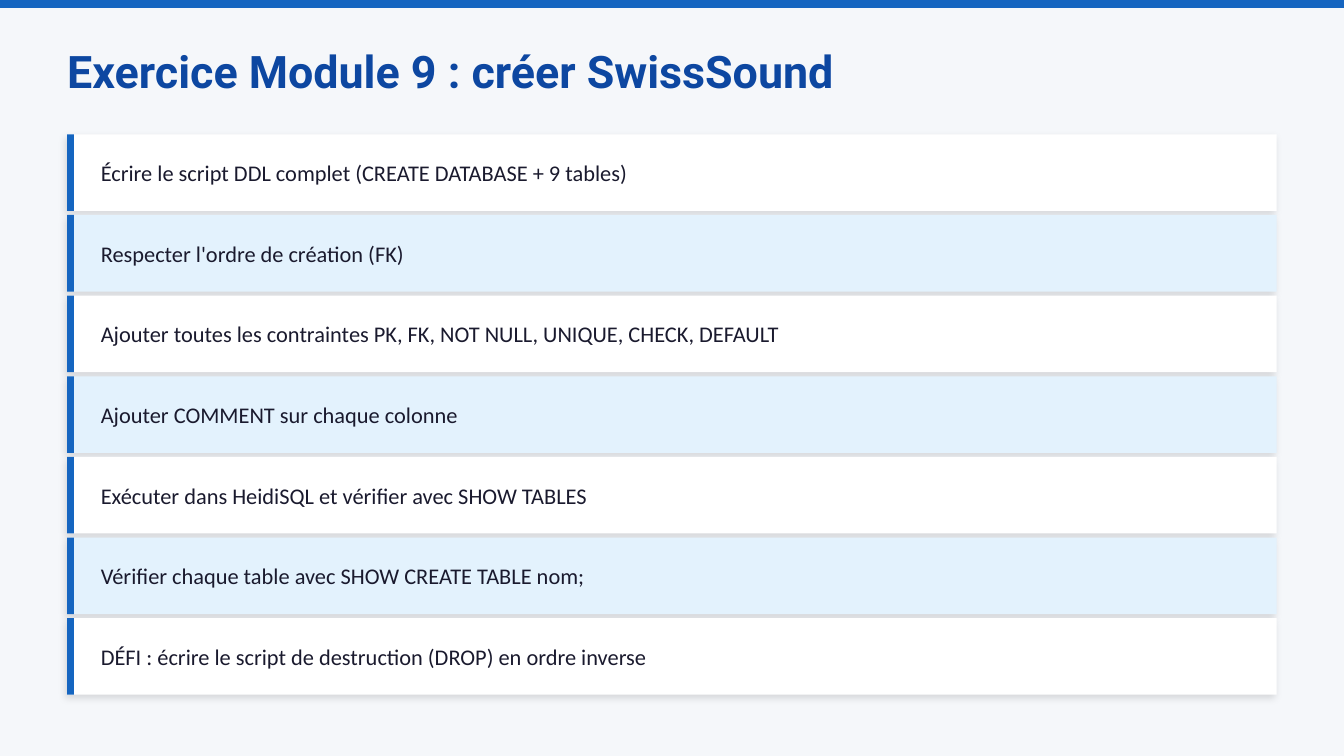
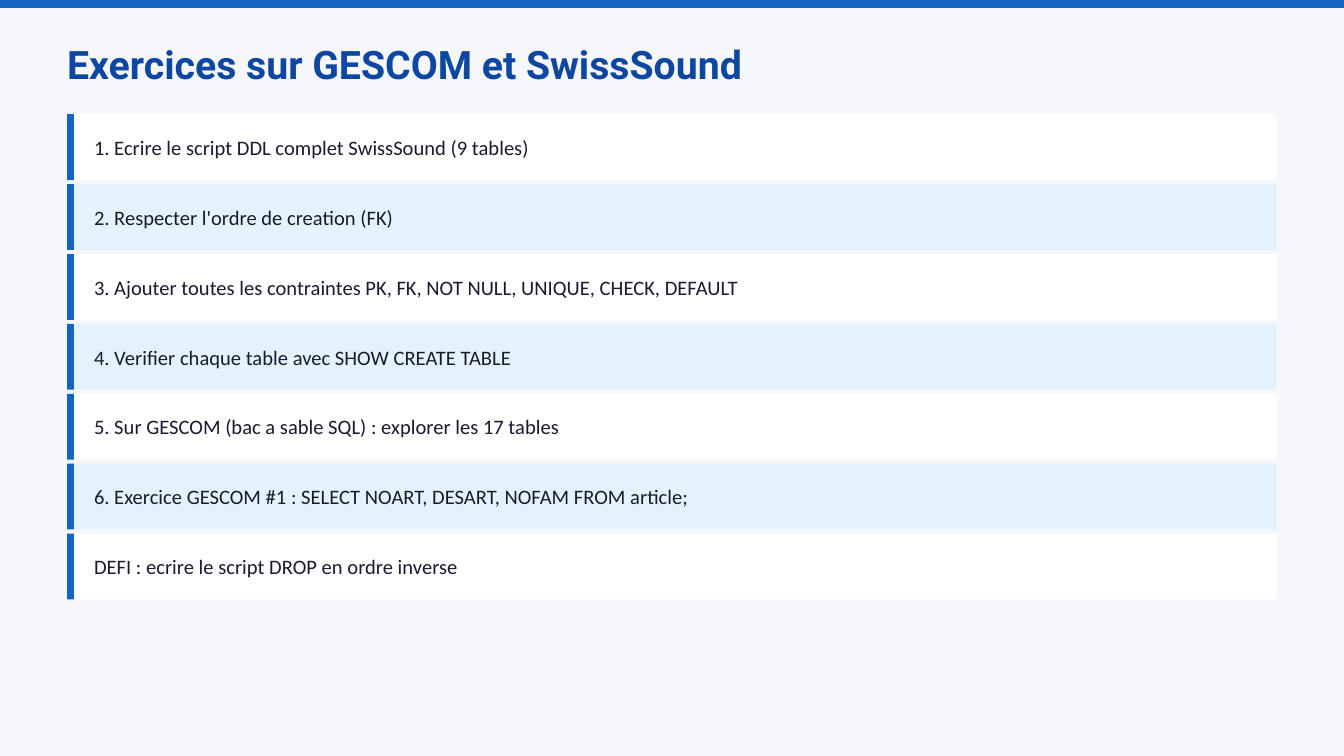
Before and after one commit to mbiTati/unit4_gamifie, a slide deck: slide 7 of pptx/Module09_CREATE_DATABASE_et_TABLE.pptx. Drawn at 1344x756 pixels with LibreOffice and Linux fonts; fonts in the diff are those of the drawing. Boxes give left, top, right and bottom in pixels: in the first picture for what was removed or moved away, otherwise in the second. Text is boxed around its words. In the diff, an @@ line names an element or a change of style, - is before the commit and + after.

Commit message:
🎨 ENRICHISSEMENT FINAL: 6 PPTX enrichis (3,7,9,11,13,14 → 9-12 slides avec Merise+GESCOM) + toggle sandbox

```diff
--- a/pptx/Module09_CREATE_DATABASE_et_TABLE.pptx
+++ b/pptx/Module09_CREATE_DATABASE_et_TABLE.pptx
@@ text at box(67, 49, 742, 80): text changed; size 24 to 21 pt @@
-Exercice Module 9 : créer SwissSound
+Exercices sur GESCOM et SwissSound
@@ rectangle: place and size @@
-rectangle at box(67, 134, 1277, 211)
+rectangle at box(67, 114, 1277, 180)
@@ rectangle: place and size @@
-rectangle at box(67, 134, 74, 211)
+rectangle at box(67, 114, 74, 180)
@@ text at box(94, 140, 529, 159): text changed; size 12 to 11 pt @@
-Écrire le script DDL complet (CREATE DATABASE + 9 tables)
+1. Ecrire le script DDL complet SwissSound (9 tables)
@@ rectangle: place and size @@
-rectangle at box(67, 215, 1277, 292)
+rectangle at box(67, 184, 1277, 250)
@@ rectangle: place and size @@
-rectangle at box(67, 215, 74, 292)
+rectangle at box(67, 184, 74, 250)
@@ text at box(94, 210, 393, 229): text changed; size 12 to 11 pt @@
-Respecter l'ordre de création (FK)
+2. Respecter l'ordre de creation (FK)
@@ rectangle: place and size @@
-rectangle at box(67, 296, 1277, 372)
+rectangle at box(67, 254, 1277, 320)
@@ rectangle: place and size @@
-rectangle at box(67, 296, 74, 372)
+rectangle at box(67, 254, 74, 320)
@@ text at box(94, 280, 738, 299): text changed; size 12 to 11 pt @@
-Ajouter toutes les contraintes PK, FK, NOT NULL, UNIQUE, CHECK, DEFAULT
+3. Ajouter toutes les contraintes PK, FK, NOT NULL, UNIQUE, CHECK, DEFAULT
@@ rectangle: place and size @@
-rectangle at box(67, 376, 1277, 453)
+rectangle at box(67, 324, 1277, 390)
@@ rectangle: place and size @@
-rectangle at box(67, 376, 74, 453)
+rectangle at box(67, 324, 74, 390)
@@ text at box(94, 350, 511, 369): text changed; size 12 to 11 pt @@
-Ajouter COMMENT sur chaque colonne
+4. Verifier chaque table avec SHOW CREATE TABLE
@@ rectangle: place and size @@
-rectangle at box(67, 457, 1277, 534)
+rectangle at box(67, 394, 1277, 460)
@@ rectangle: place and size @@
-rectangle at box(67, 457, 74, 534)
+rectangle at box(67, 394, 74, 460)
@@ text at box(94, 419, 558, 438): text changed; size 12 to 11 pt @@
-Exécuter dans HeidiSQL et vérifier avec SHOW TABLES
+5. Sur GESCOM (bac a sable SQL) : explorer les 17 tables
@@ rectangle: place and size @@
-rectangle at box(67, 538, 1277, 614)
+rectangle at box(67, 464, 1277, 530)
@@ rectangle: place and size @@
-rectangle at box(67, 538, 74, 614)
+rectangle at box(67, 464, 74, 530)
@@ text at box(94, 489, 688, 507): text changed; size 12 to 11 pt @@
-Vérifier chaque table avec SHOW CREATE TABLE nom;
+6. Exercice GESCOM #1 : SELECT NOART, DESART, NOFAM FROM article;
@@ shadow off in 7 elements at box(67, 114, 1277, 180), box(67, 184, 1277, 250), box(67, 254, 1277, 320), box(67, 324, 1277, 390), box(67, 394, 1277, 460), box(67, 464, 1277, 530), box(67, 534, 1277, 599) @@
@@ rectangle: place and size @@
-rectangle at box(67, 618, 1277, 695)
+rectangle at box(67, 534, 1277, 599)
@@ rectangle: place and size @@
-rectangle at box(67, 618, 74, 695)
+rectangle at box(67, 534, 74, 599)
@@ text at box(94, 559, 458, 578): text changed; size 12 to 11 pt @@
-DÉFI : écrire le script de destruction (DROP) en ordre inverse
+DEFI : ecrire le script DROP en ordre inverse
```
Also in this commit, not shown: 8 other slides changed, 6 other files.
